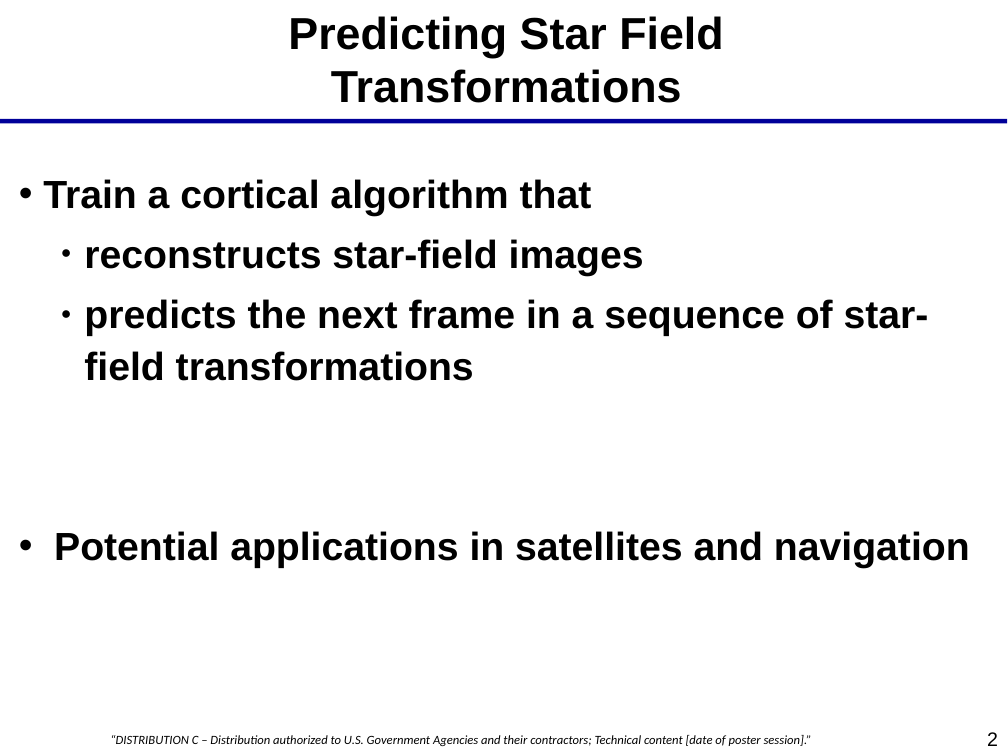
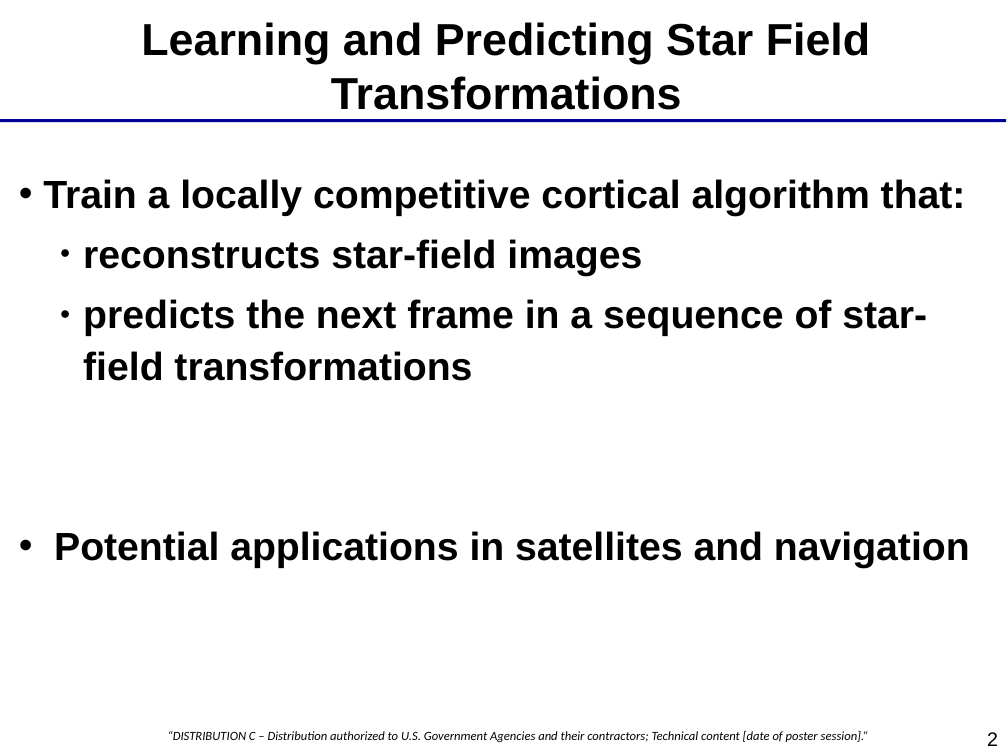
Before and after one commit to savannaos/Star-Field-Transformations, a slide deck: slide 2 of documents/starfields.ppt. Drawn at 1008x756 pixels with LibreOffice and Linux fonts; fonts in the diff are those of the drawing; background and template pictures are left out. Boxes give left, top, right and bottom in pixels: in the first picture for what was removed or moved away, otherwise in the second. Text is boxed around its words. In the diff, an @@ line names an element or a change of style, - is before the commit and + after.

```diff
--- a/documents/starfields.ppt
+++ b/documents/starfields.ppt
@@ text at bbox=[141, 22, 870, 110]: text changed @@
-Predicting Star Field Transformations
+Learning and Predicting Star Field Transformations
@@ text at bbox=[43, 179, 966, 216]: text changed @@
-• Train a cortical algorithm that
+• Train a locally competitive cortical algorithm that:
@@ text at bbox=[54, 239, 970, 569]: indent changed @@
@@ text "“DISTRIBUTION C – Distribution authorized ...": place and size @@
-text "“DISTRIBUTION C – Distribution authorized ..." at bbox=[110, 735, 812, 746]
+text "“DISTRIBUTION C – Distribution authorized ..." at bbox=[168, 731, 869, 742]
```
Also in this commit, not shown: 9 other slides changed, 5 slides added, 3 slides removed, 23 other files.
